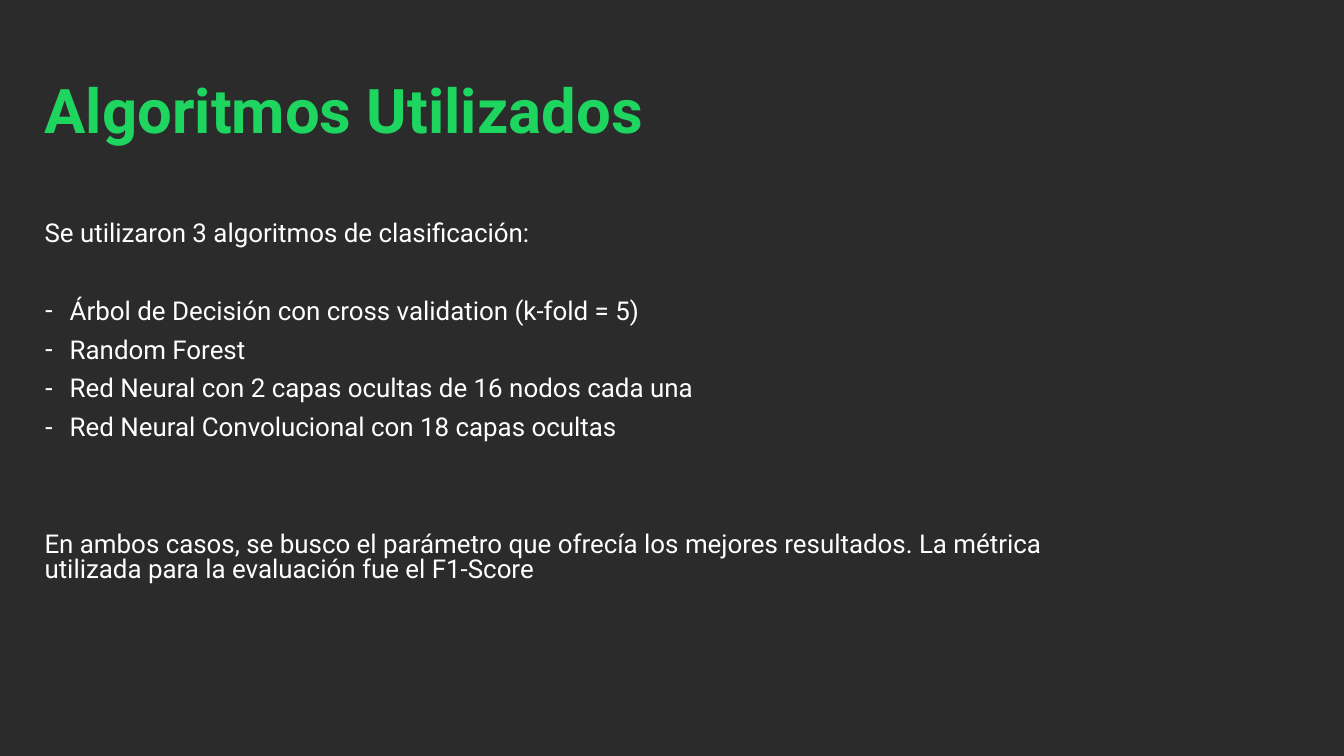
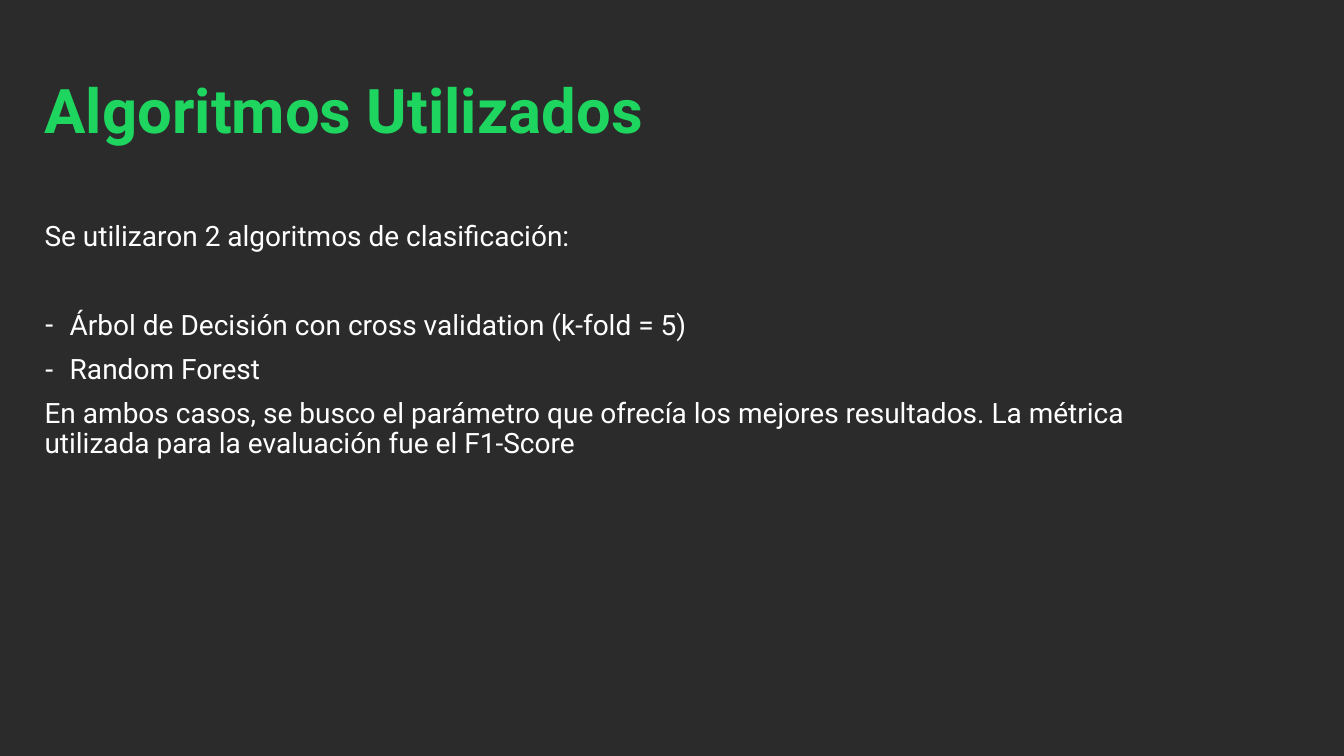
Before and after one commit to Rossana139/CoderHouse-25570-Proyecto-Spotify, a slide deck: slide 14 of 4 - Resumen y Presentacion/ProyectoSpotify.pptx. Drawn at 1344x756 pixels with LibreOffice and Linux fonts; fonts in the diff are those of the drawing; background and template pictures are left out; a plain dark background stands for a picture behind light text. Boxes give left, top, right and bottom in pixels: in the first picture for what was removed or moved away, otherwise in the second. Text is boxed around its words. In the diff, an @@ line names an element or a change of style, - is before the commit and + after.

```diff
--- a/4 - Resumen y Presentacion/ProyectoSpotify.pptx
+++ b/4 - Resumen y Presentacion/ProyectoSpotify.pptx
@@ text at [45,224,569,252]: text changed; size 18.5 to 20 pt @@
-Se utilizaron 3 algoritmos de clasificación:
+Se utilizaron 2 algoritmos de clasificación:
@@ text at [45,309,1124,459]: size 18.5 to 20 pt in "Árbol de Decisión con cross validation (k-fold ...", "Random Forest", "En ambos casos, se busco el parámetro ..."; line spacing 0.8 to 0.9 @@
@@ text at [70,377,693,442]: paragraphs removed @@
-– Red Neural con 2 capas ocultas de 16 nodos cada una
-– Red Neural Convolucional con 18 capas ocultas
```
Also in this commit, not shown: 4 other slides changed, 3 slides added, 8 other files.
